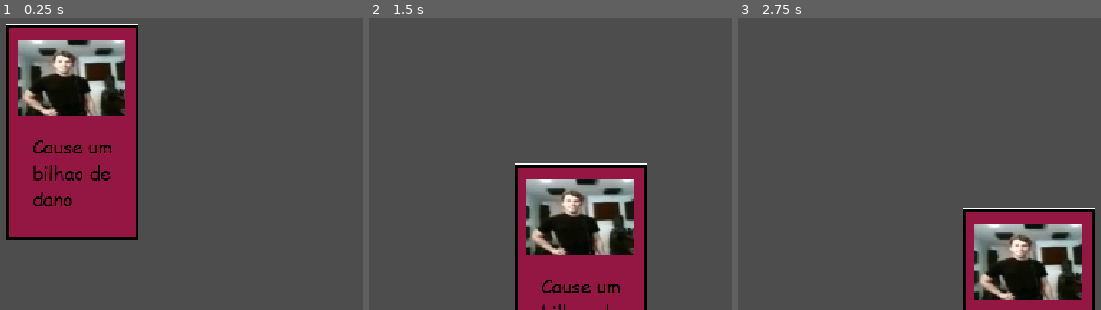
Above: before the commit, frames 1-3 (left to right).
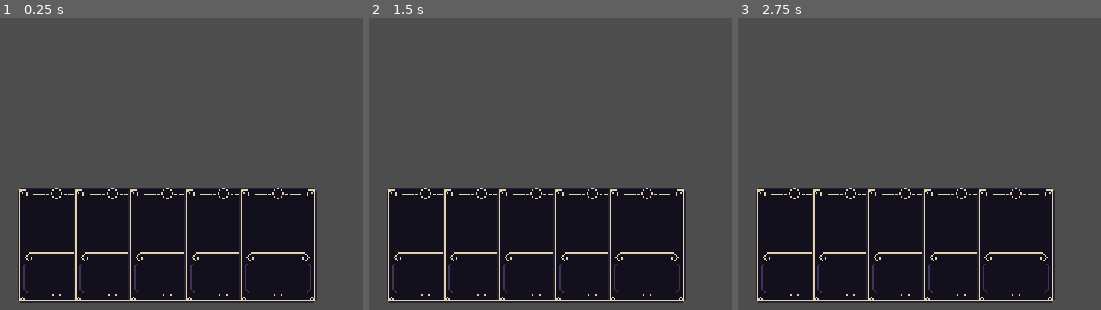
Above: after the commit, the same moments.

Repository: Joseinaciomf/GameJamPlus
Game: Godot game, scene res://Main/Scenes/card_game.tscn
Two runs of this game, one before a commit and one after it. Both use one fixed random seed, a clock stepped at 60 frames per second and the inputs below. Before the commit the project has no main scene; this scene is started directly in both runs.
Inputs (mouse positions are in pixels of both pictures, inside the frame that each line leads up to):
- Up to frame 1 (0.25 s): no input
- Up to frame 2 (1.5 s): tap Enter (ui_accept) at 0.5, 1.25 s; move the mouse to (outside the picture) at 0.52 s; press the mouse at (outside the picture) at 0.53 s; hold D (move_right) 0.53-1.25 s; tap Space (jump) at 0.77 s; release the mouse at (outside the picture) at 1.25 s; drag from (405, 108) to (525, 175) at 1.27 s
- Up to frame 3 (2.75 s): tap Enter (ui_accept) at 2 s; move the mouse to (outside the picture) at 2.02 s; press the mouse at (outside the picture) at 2.03 s; hold A (move_left) from 2.03 s (still down)

The runs differ from the first frame. In frame 1, 53% of the frame differs, in the area x 1-88%, y 2-98%; in frame 2, 35%; in frame 3, 35%.

Commit message:
cartas 2

Diff:
--- a/Main/Scenes/card_game.tscn
+++ b/Main/Scenes/card_game.tscn
@@ -1,14 +1,12 @@
 [gd_scene format=3 uid="uid://ba7pdq45pk2rt"]
 
 [ext_resource type="Script" uid="uid://ctfvgxg7i2rpw" path="res://Main/Scripts/card_game.gd" id="1_ag1rv"]
-[ext_resource type="Script" uid="uid://cfjwdy2jarsr4" path="res://Main/Scripts/card_manager.gd" id="2_20usb"]
-[ext_resource type="PackedScene" uid="uid://bi756cjwcvo5q" path="res://Main/Scenes/carta.tscn" id="3_n03dq"]
+
+[sub_resource type="GDScript" id="GDScript_ag1rv"]
 
 [node name="CardGame" type="Node2D" unique_id=239556577]
 script = ExtResource("1_ag1rv")
 
-[node name="CardManager" type="Node2D" parent="." unique_id=448124678]
-script = ExtResource("2_20usb")
-
-[node name="Carta" parent="." unique_id=287042538 instance=ExtResource("3_n03dq")]
-position = Vector2(195, 202)
+[node name="Mao" type="Node2D" parent="." unique_id=1743350984]
+position = Vector2(376, 555)
+script = SubResource("GDScript_ag1rv")
--- a/Main/Scenes/carta.tscn
+++ b/Main/Scenes/carta.tscn
@@ -1,18 +1,25 @@
 [gd_scene format=3 uid="uid://bi756cjwcvo5q"]
 
-[ext_resource type="Texture2D" uid="uid://dt0jban5jsdnv" path="res://Assets/cartaPlaceholder.png" id="1_nrcwn"]
+[ext_resource type="Texture2D" uid="uid://c0bjck2r4vscv" path="res://Assets/Modelo de Carta.png" id="1_nrcwn"]
 
 [sub_resource type="RectangleShape2D" id="RectangleShape2D_rs0my"]
-size = Vector2(191, 308)
+size = Vector2(108, 166)
 
 [node name="Carta" type="Node2D" unique_id=287042538]
 
-[node name="Sprite2D" type="Sprite2D" parent="." unique_id=1759671354]
-position = Vector2(203, 188)
+[node name="Panel" type="Panel" parent="." unique_id=454751969]
+offset_left = 2.0
+offset_top = -2.0
+offset_right = 130.0
+offset_bottom = 190.0
+pivot_offset = Vector2(64, 192)
+
+[node name="Sprite2D" type="Sprite2D" parent="Panel" unique_id=1759671354]
+position = Vector2(64, 94)
 texture = ExtResource("1_nrcwn")
 
-[node name="Area2D" type="Area2D" parent="Sprite2D" unique_id=1222302652]
+[node name="Area2D" type="Area2D" parent="Panel/Sprite2D" unique_id=1222302652]
 
-[node name="CollisionShape2D" type="CollisionShape2D" parent="Sprite2D/Area2D" unique_id=1487326627]
-position = Vector2(0, -1)
+[node name="CollisionShape2D" type="CollisionShape2D" parent="Panel/Sprite2D/Area2D" unique_id=1487326627]
+position = Vector2(-1, 0)
 shape = SubResource("RectangleShape2D_rs0my")
--- /dev/null
+++ b/Main/Scenes/cartaTeste.tscn
@@ -0,0 +1,20 @@
+[gd_scene format=3 uid="uid://ca2xv21upn6vp"]
+
+[ext_resource type="Script" uid="uid://bu1u6xpu0lpyq" path="res://Main/Scripts/carta_teste.gd" id="1_4we4n"]
+[ext_resource type="Texture2D" uid="uid://c0bjck2r4vscv" path="res://Assets/Modelo de Carta.png" id="1_a0wgu"]
+
+[node name="Control" type="Control" unique_id=63590053]
+layout_mode = 3
+anchors_preset = 15
+anchor_right = 1.0
+anchor_bottom = 1.0
+grow_horizontal = 2
+grow_vertical = 2
+script = ExtResource("1_4we4n")
+
+[node name="Carta" type="Sprite2D" parent="." unique_id=1303634671]
+texture = ExtResource("1_a0wgu")
+
+[connection signal="gui_input" from="." to="." method="_on_gui_input"]
+[connection signal="mouse_entered" from="." to="." method="_on_mouse_entered"]
+[connection signal="mouse_exited" from="." to="." method="_on_mouse_exited"]
--- a/Main/Scripts/card_game.gd
+++ b/Main/Scripts/card_game.gd
@@ -1,11 +1,18 @@
 extends Node2D
+@onready var Mao: Node2D = $Mao
 
 
 # Called when the node enters the scene tree for the first time.
 func _ready() -> void:
-	pass # Replace with function body.
-
+	draw_card(5, null)
 
 # Called every frame. 'delta' is the elapsed time since the previous frame.
 func _process(delta: float) -> void:
 	pass
+
+func draw_card(amount: int, card_data):
+	for i in range(amount):
+		var spacing: int = 80
+		var card_scene: Control = load("res://Main/Scenes/cartaTeste.tscn").instantiate()
+		card_scene.position.x = i * spacing
+		Mao.add_child(card_scene)
--- /dev/null
+++ b/Main/Scripts/carta_teste.gd
@@ -0,0 +1,42 @@
+extends Control
+@onready var carta: Sprite2D = $Carta
+
+var state: int = 0
+
+func _process(_delta: float) -> void:
+	if state == 1:
+		position = Vector2(get_global_mouse_position().x + 23, get_global_mouse_position().y + 33)
+		GlobalCard.is_dragging_card = true
+		if Input.is_action_just_released("clicar"): #se soltar
+			state = 0
+			GlobalCard.is_dragging_card = false
+
+func _on_gui_input(event: InputEvent) -> void:
+	if state == 1: return #se ja ta no estado de arrastar
+	if event.is_action_pressed("clicar"):
+		state = 1
+
+func _on_mouse_entered() -> void:
+	card_is_focused(true)
+
+func _on_mouse_exited() -> void:
+	card_is_focused(false)
+
+func card_is_focused(value: bool):
+	if GlobalCard.is_dragging_card == true:
+		return
+	if value:
+		z_index = 10
+		await tween_anim(0)
+	else:
+		z_index = 0
+		await tween_anim(1)
+
+func tween_anim(type: int):
+	var t: Tween = create_tween()
+	match type:
+		0:
+			t.tween_property($Carta, "scale", Vector2(1.2, 1.2), 0.4).set_trans(Tween.TRANS_BACK).set_ease(Tween.EASE_OUT)
+		1:
+			t.tween_property($Carta, "scale", Vector2.ONE, 0.55).set_trans(Tween.TRANS_ELASTIC).set_ease(Tween.EASE_OUT)
+	await t.finished
--- /dev/null
+++ b/Main/Scripts/globalCard.gd
@@ -0,0 +1,3 @@
+extends Node
+
+var is_dragging_card: bool = false
--- a/project.godot
+++ b/project.godot
@@ -11,8 +11,13 @@
 [application]
 
 config/name="GameJamPlus"
+run/main_scene="uid://ca2xv21upn6vp"
 config/features=PackedStringArray("4.7", "Mobile")
 config/icon="res://icon.svg"
+
+[autoload]
+
+GlobalCard="*uid://eicmgpdxbnth"
 
 [display]
 
@@ -44,6 +49,11 @@
 "events": [Object(InputEventKey,"resource_local_to_scene":false,"resource_name":"","device":-1,"window_id":0,"alt_press …(195 unchanged characters)…
 ]
 }
+clicar={
+"deadzone": 0.2,
+"events": [Object(InputEventMouseButton,"resource_local_to_scene":false,"resource_name":"","device":-1,"window_id":0,"alt_pressed":false,"shift_pressed":false,"ctrl_pressed":false,"meta_pressed":false,"button_mask":0,"position":Vector2(0, 0),"global_position":Vector2(0, 0),"factor":1.0,"button_index":1,"canceled":false,"pressed":false,"double_click":false,"script":null)
+]
+}
 
 [physics]
 
Not shown, added: Main/Scripts/carta_teste.gd.uid
Not shown, added: Main/Scripts/globalCard.gd.uid
